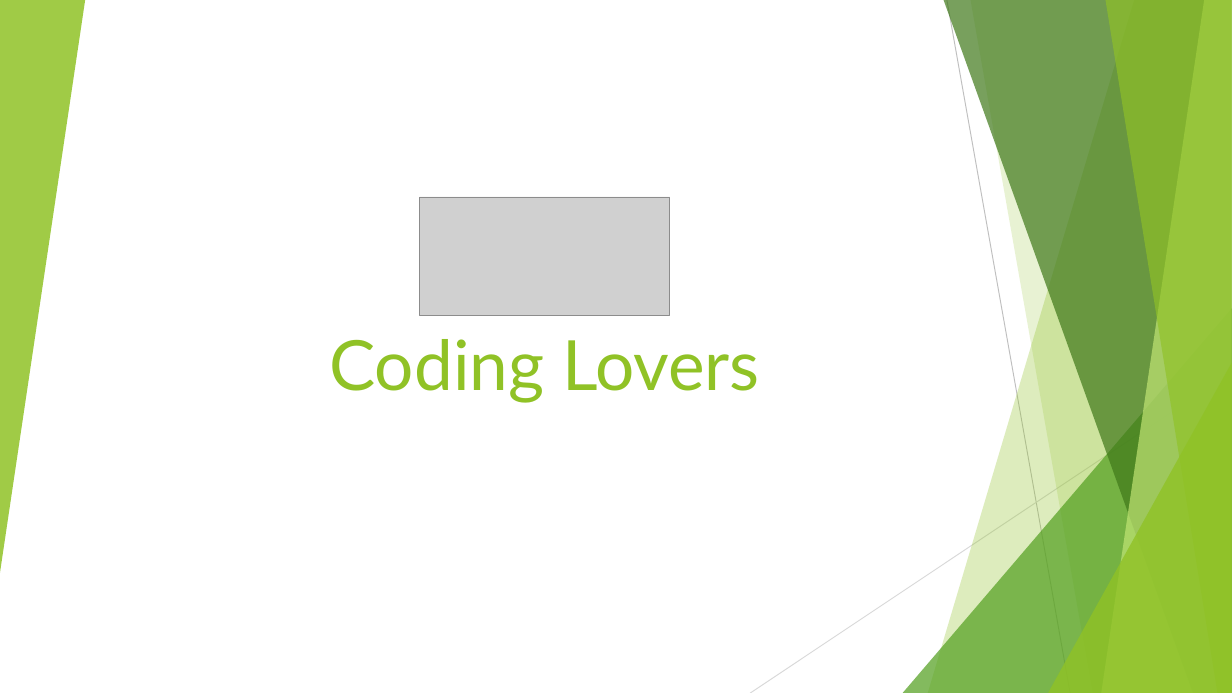
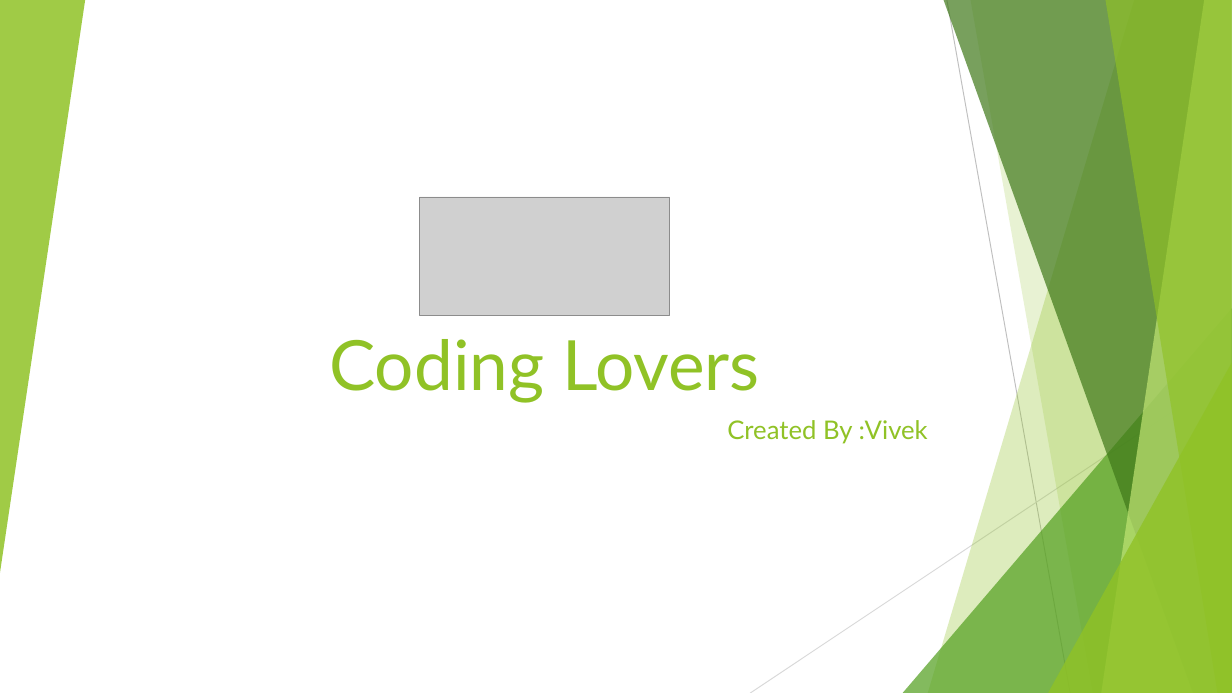
Before and after one commit to vivekdubeydeveloper/goquickstart, a slide deck: slide 1 of goquickstart.pptx. Drawn at 1232x693 pixels with LibreOffice and Linux fonts; fonts in the diff are those of the drawing; grey boxes stand for pictures. Boxes give left, top, right and bottom in pixels: in the first picture for what was removed or moved away, otherwise in the second. Text is boxed around its words. In the diff, an @@ line names an element or a change of style, - is before the commit and + after.

```diff
--- a/goquickstart.pptx
+++ b/goquickstart.pptx
@@ subtitle added at (727,420,928,444), 20 pt, text #90C226 @@
+Created By :Vivek
```
Also in this commit, not shown: 4 slides added, 3 other files.
